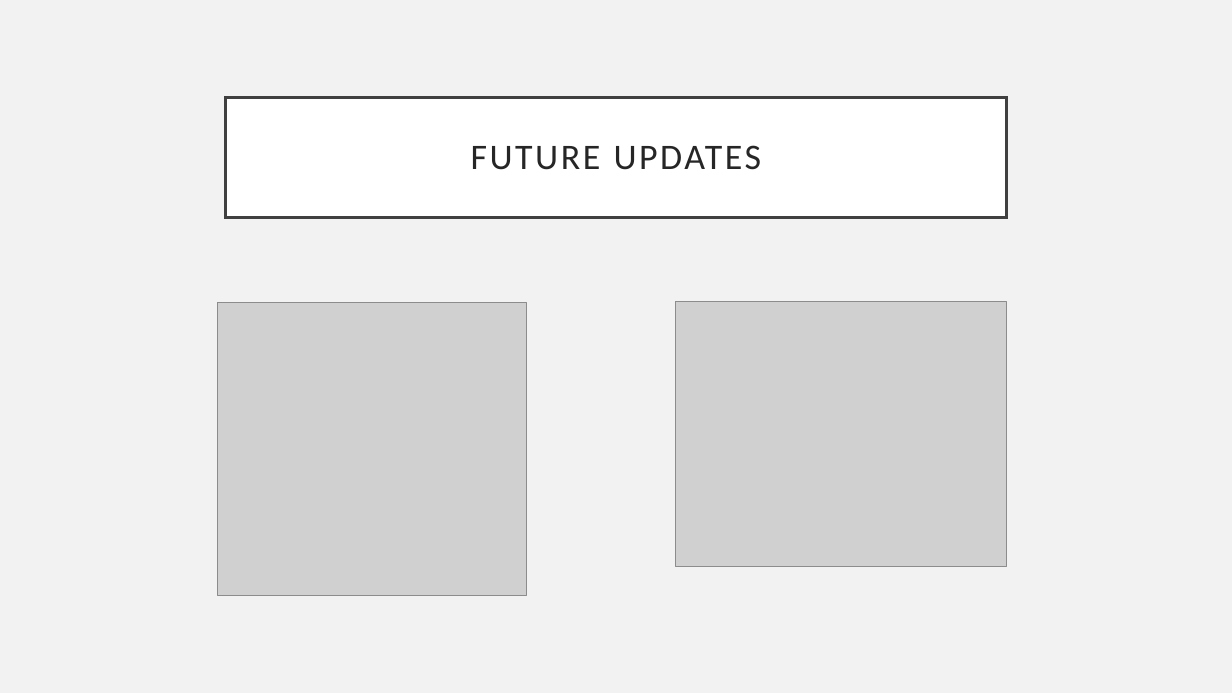
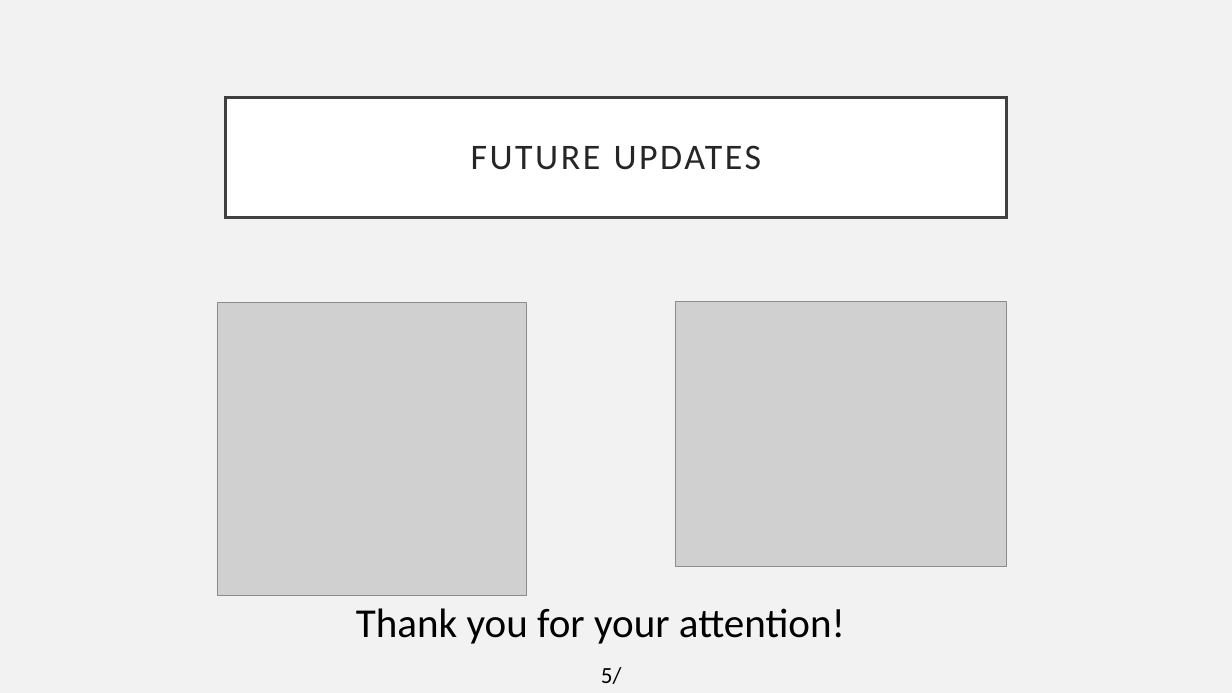
Before and after one commit to KissDanielMark/AR-Finance-Visualizer, a slide deck: slide 6 of Presentation/WP871Q_Presentation.pptx. Drawn at 1232x693 pixels with LibreOffice and Linux fonts; fonts in the diff are those of the drawing; grey boxes stand for pictures. Boxes give left, top, right and bottom in pixels: in the first picture for what was removed or moved away, otherwise in the second. Text is boxed around its words. In the diff, an @@ line names an element or a change of style, - is before the commit and + after.

Commit message:
presentation updated

```diff
--- a/Presentation/WP871Q_Presentation.pptx
+++ b/Presentation/WP871Q_Presentation.pptx
@@ text added at bbox=[356, 608, 845, 644], 32 pt, text #000000 @@
+Thank you for your attention!
@@ text added at bbox=[601, 667, 622, 684], 18 pt, text #000000 @@
+5/5
```
Also in this commit, not shown: 3 other slides changed, 1 slide added, 2 slides removed, 5 other files.
